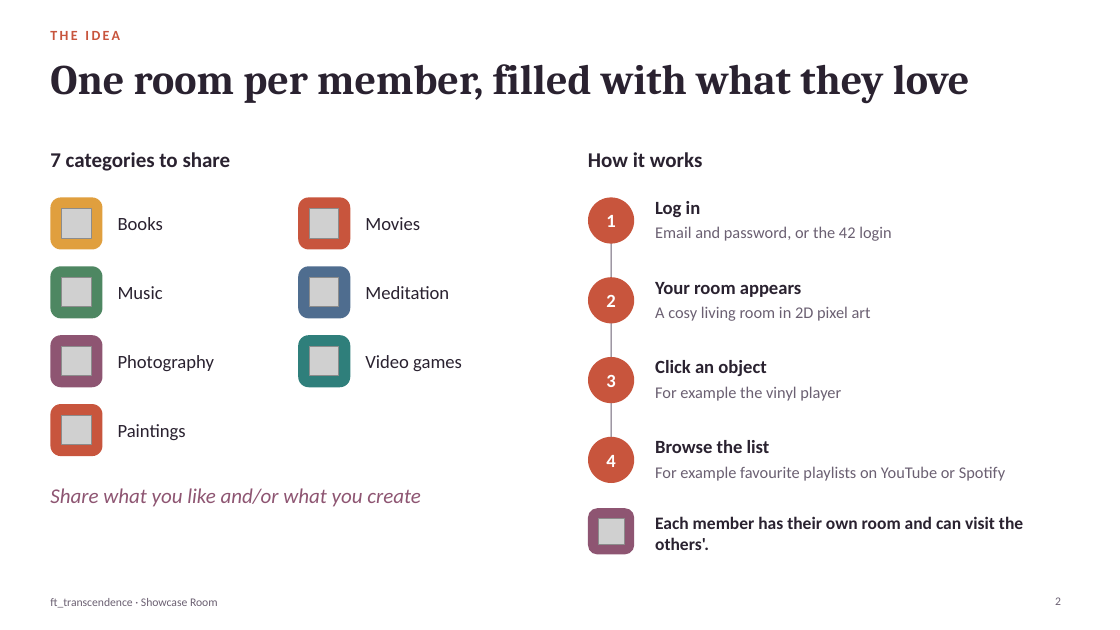
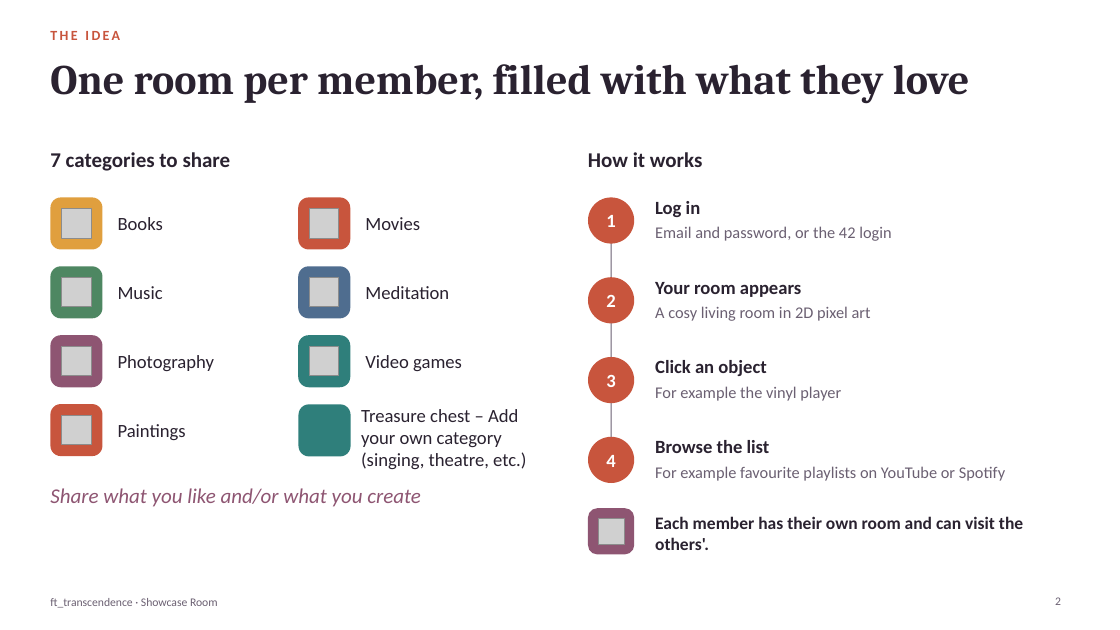
Before and after one commit to Komorebi-32/Transcendance, a slide deck: slide 2 of documentation/slides/showcase_room_overview_en.pptx. Drawn at 1120x630 pixels with LibreOffice and Linux fonts; fonts in the diff are those of the drawing; grey boxes stand for pictures. Boxes give left, top, right and bottom in pixels: in the first picture for what was removed or moved away, otherwise in the second. Text is boxed around its words. In the diff, an @@ line names an element or a change of style, - is before the commit and + after.

```diff
--- a/documentation/slides/showcase_room_overview_en.pptx
+++ b/documentation/slides/showcase_room_overview_en.pptx
@@ rounded rectangle added at [298,404,350,456], fill #2F7F7B @@
@@ text added at [361,409,526,469], 16 pt, text #2A2230 @@
+Treasure chest – Add your own category (singing, theatre, etc.)
```
Also in this commit, not shown: 1 other slide changed, 1 slide added.
